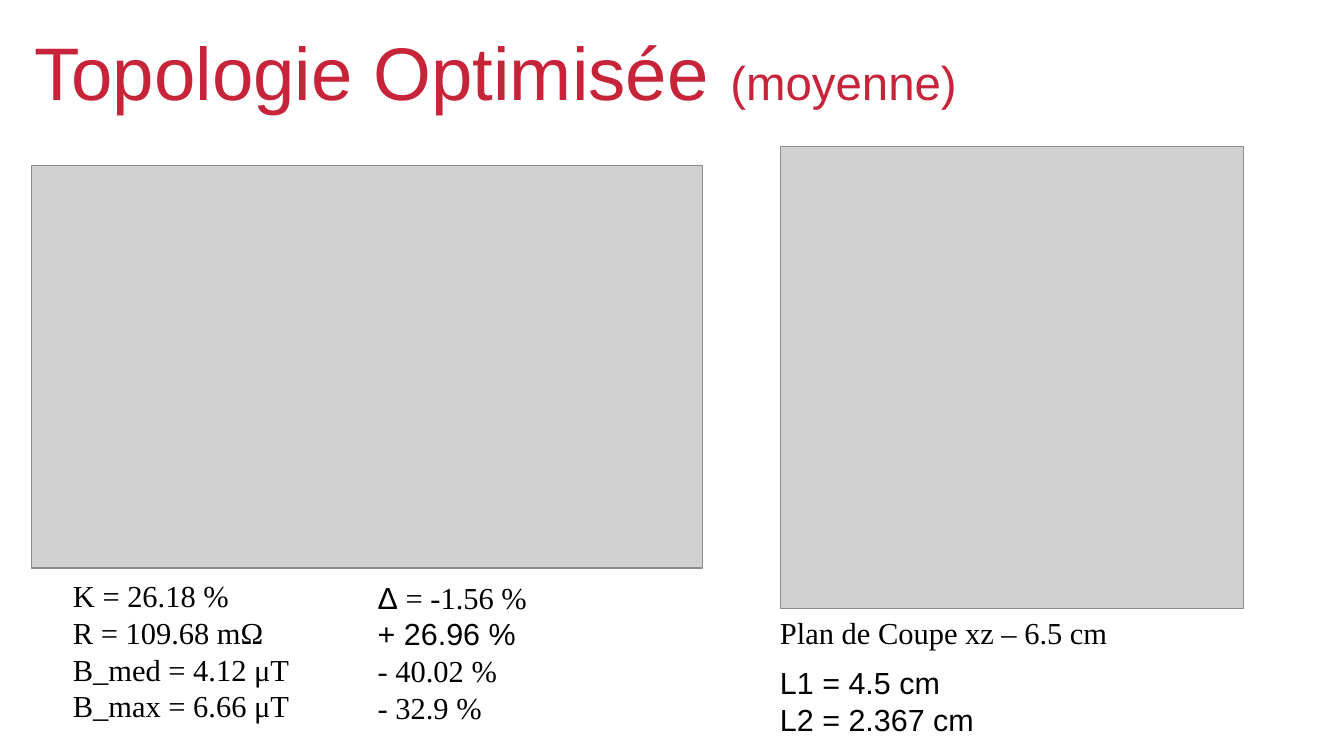
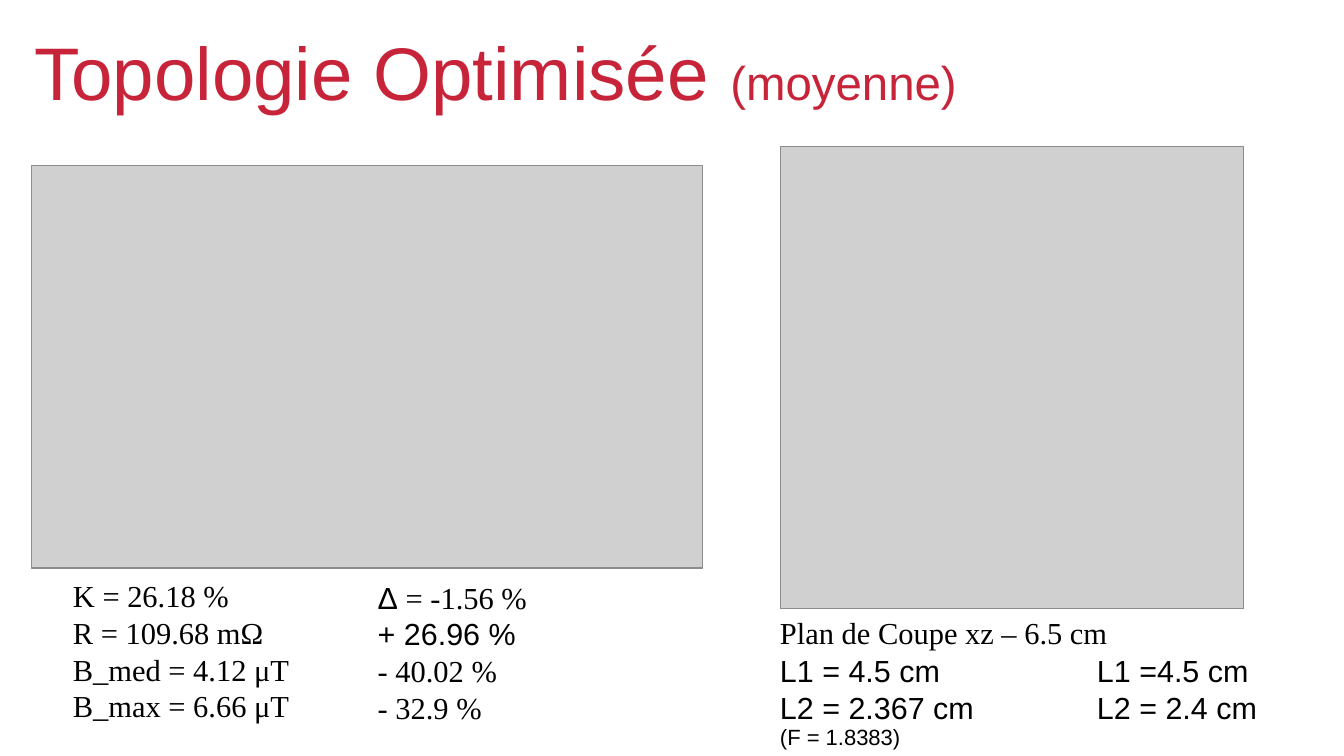
Before and after one commit to viniciustmoraes/COMSOL_simulations, a slide deck: slide 4 of Results/presentationResults.odp. Drawn at 1344x756 pixels with LibreOffice and Linux fonts; fonts in the diff are those of the drawing; grey boxes stand for pictures; background and template pictures are left out. Boxes give left, top, right and bottom in pixels: in the first picture for what was removed or moved away, otherwise in the second. Text is boxed around its words. In the diff, an @@ line names an element or a change of style, - is before the commit and + after.

```diff
--- a/Results/presentationResults.odp
+++ b/Results/presentationResults.odp
@@ text "L1 = 4.5 cm": place and size @@
-text "L1 = 4.5 cm" at (780,673,974,732)
+text "L1 = 4.5 cm" at (780,661,974,720)
@@ text added at (1097,661,1257,720), 18 pt, text #000000 @@
+L1 =4.5 cm
+L2 = 2.4 cm
@@ text added at (780,729,901,750), 13 pt, text #000000 @@
+(F = 1.8383)
```
Also in this commit, not shown: 2 other slides changed, 5 slides added, 2 other files.
